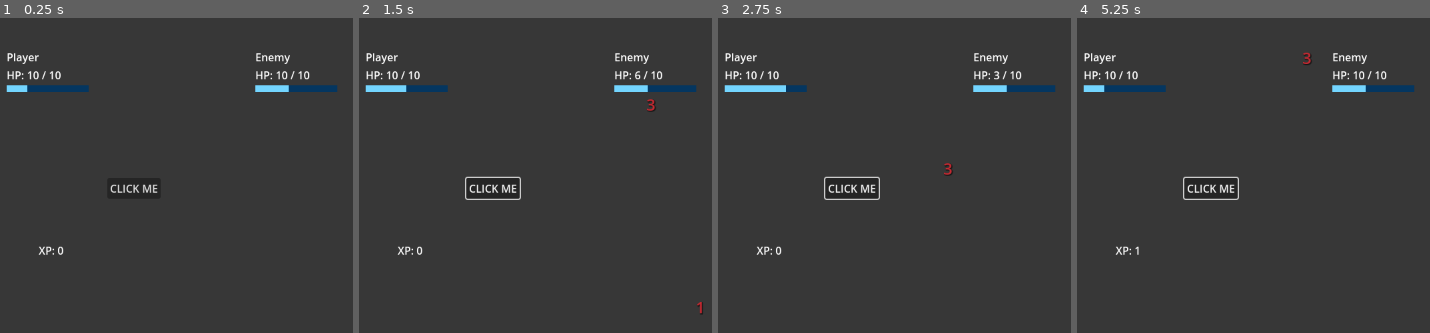
Above: before the commit, frames 1-4 (left to right).
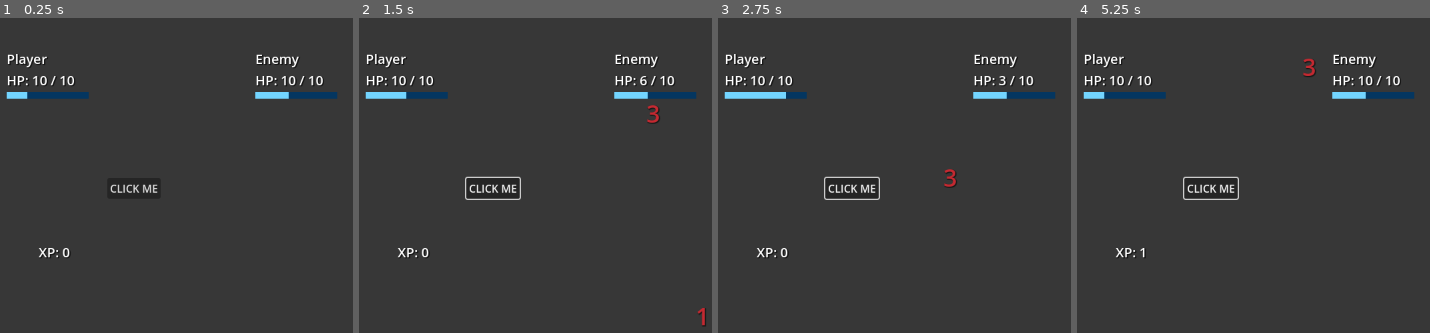
Above: after the commit, the same moments.

Repository: J0eCool/NullDream
Game: Godot game, scene res://SqueedleCraft/SqueedleCraft.tscn
Same seed, same stepped clock (60 frames per second), same inputs: the game is played once before the commit and once after it. This scene is started directly instead of the project's main scene.
Inputs (mouse positions are in pixels of both pictures, inside the frame that each line leads up to):
- Up to frame 1 (0.25 s): no input
- Up to frame 2 (1.5 s): click "CLICK ME" at 0.5 s; move the mouse to (outside the picture) at 1.27 s; hold D (move_right) from 1.28 s (still down); tap J (attack) at 1.35 s; click (outside the picture) at 1.42 s
- Up to frame 3 (2.75 s): tap K (jump) at 1.52, 2.27 s; move the mouse to (866, 301) at 2.02 s; release D (move_right) at 2.03 s; hold S (move_down) from 2.03 s (still down); tap E (use) at 2.1 s
- Up to frame 4 (5.25 s): move the mouse to (outside the picture) at 2.77 s; release S (move_down) at 2.78 s; hold D (move_right) 2.78-3.53 s; tap J (attack) at 2.85, 4.35 s; move the mouse to (outside the picture) at 3.52 s; hold W (move_up) 3.53-4.28 s; tap E (use) at 3.6, 5.1 s; click (outside the picture) at 3.67 s; tap K (jump) at 3.77, 4.52 s; move the mouse to (outside the picture) at 4.27 s; hold A (move_left) from 4.28 s (still down); move the mouse to (1144, 178) at 5.02 s

The runs differ from the first frame. In frame 1, 3.7% of the frame differs, in the area x 1-96%, y 11-77%; in frame 2, 3.9%, in the area x 1-99%, y 11-98%; in frame 3, 3.8%; in frame 4, 3.9%.

Commit message:
Text styling for everyone

Diff:
--- /dev/null
+++ b/SqueedleCraft/BasicText.tres
@@ -0,0 +1,8 @@
+[gd_resource type="LabelSettings" format=3 uid="uid://oci4csvqfyd8"]
+
+[resource]
+resource_name = "BasicText"
+font_size = 20
+shadow_size = 2
+shadow_color = Color(0, 0, 0, 0.521569)
+shadow_offset = Vector2(1.5, 1.5)
--- a/SqueedleCraft/SqueedleCraft.gd
+++ b/SqueedleCraft/SqueedleCraft.gd
@@ -41,12 +41,11 @@
 		dam.t -= dt
 		if dam.t <= 0:
 			to_rem.append(i)
+			dam.label.queue_free()
 		dam.v.y += 1500*dt
 		dam.label.position += dam.v*dt
 	for i in to_rem:
-		var dam = damage_labels[i]
 		damage_labels.remove_at(i)
-		$Damage.remove_child(dam.label)
 
 
 func _on_button_pressed():
--- a/SqueedleCraft/SqueedleCraft.tscn
+++ b/SqueedleCraft/SqueedleCraft.tscn
@@ -1,9 +1,10 @@
-[gd_scene load_steps=3 format=3 uid="uid://drob358kq6qwp"]
+[gd_scene load_steps=4 format=3 uid="uid://drob358kq6qwp"]
 
 [ext_resource type="Script" path="res://SqueedleCraft/SqueedleCraft.gd" id="1_ir8mt"]
+[ext_resource type="LabelSettings" uid="uid://oci4csvqfyd8" path="res://SqueedleCraft/BasicText.tres" id="2_e8g6w"]
 
 [sub_resource type="LabelSettings" id="LabelSettings_tiwk4"]
-font_size = 24
+font_size = 36
 font_color = Color(0.77, 0.1617, 0.192115, 1)
 outline_color = Color(0, 0, 0, 1)
 shadow_size = 4
@@ -41,10 +42,12 @@
 layout_mode = 2
 text = "Player
 "
+label_settings = ExtResource("2_e8g6w")
 
 [node name="HP" type="Label" parent="Player"]
 layout_mode = 2
 text = "HP: {hp} / {max}"
+label_settings = ExtResource("2_e8g6w")
 
 [node name="AttackBar" type="ColorRect" parent="Player"]
 custom_minimum_size = Vector2(0, 10)
@@ -66,6 +69,7 @@
 offset_right = 256.0
 offset_bottom = 431.0
 text = "xp: {xp}"
+label_settings = ExtResource("2_e8g6w")
 
 [node name="Enemy" type="VBoxContainer" parent="."]
 layout_mode = 2
@@ -78,10 +82,12 @@
 layout_mode = 2
 text = "Enemy
 "
+label_settings = ExtResource("2_e8g6w")
 
 [node name="HP" type="Label" parent="Enemy"]
 layout_mode = 2
 text = "HP: {hp} / {max}"
+label_settings = ExtResource("2_e8g6w")
 
 [node name="AttackBar" type="ColorRect" parent="Enemy"]
 custom_minimum_size = Vector2(0, 10)
